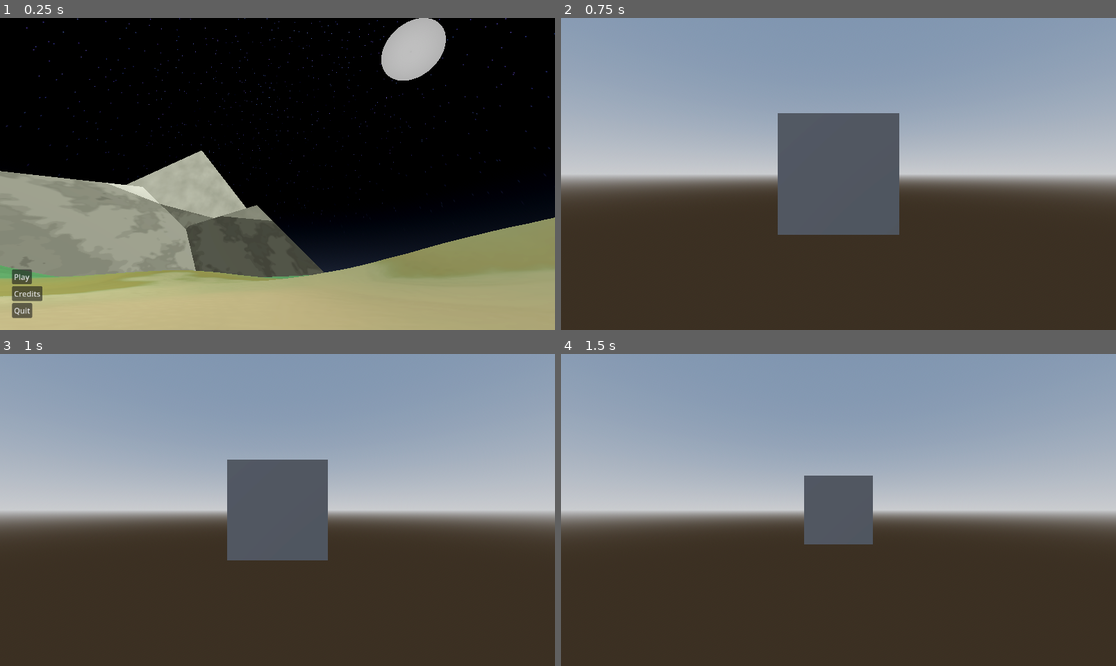
Above: before the commit, frames 1-4 (two rows, left to right).
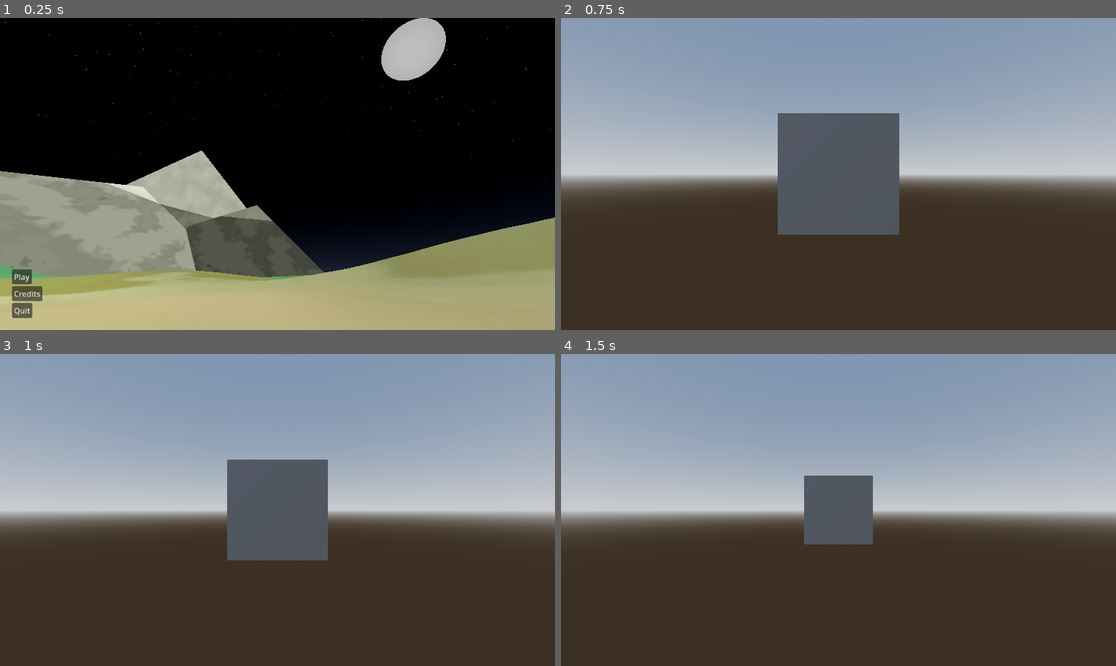
Above: after the commit, the same moments.

Repository: Ortley/black-hole-stars
Game: Godot game, scene res://scene/init.tscn
Two runs of this game, one before a commit and one after it. Both use one fixed random seed, a clock stepped at 60 frames per second and the inputs below.
Inputs (mouse positions are in pixels of both pictures, inside the frame that each line leads up to):
- Up to frame 1 (0.25 s): no input
- Up to frame 2 (0.75 s): click "Play" at 0.5 s
- Up to frame 3 (1 s): no input
- Up to frame 4 (1.5 s): tap Enter at 1.25 s; move the mouse to (960, 494) at 1.27 s; hold Right from 1.28 s (still down); tap Alt at 1.35 s; click (960, 494) at 1.42 s

The runs differ from the first frame. In frame 1, 0.4% of the frame differs, in the area x 0-100%, y 0-66%; in frame 2, nothing differs; in frame 3, nothing differs; in frame 4, nothing differs.

Commit message:
Tweak title screen night sky

Diff:
--- a/scene/init.tscn
+++ b/scene/init.tscn
@@ -73,18 +73,17 @@
 
 [sub_resource type="Gradient" id="Gradient_afm41"]
 interpolation_mode = 1
-offsets = PackedFloat32Array(0, 0.025477707)
+offsets = PackedFloat32Array(0, 0.0127551025)
 colors = PackedColorArray(1, 1, 1, 1, 0, 0, 0, 1)
 
 [sub_resource type="FastNoiseLite" id="FastNoiseLite_iglqp"]
 noise_type = 2
 seed = 151
-frequency = 0.0783
+frequency = 0.0275
 fractal_type = 0
 fractal_octaves = 1
 
 [sub_resource type="NoiseTexture2D" id="NoiseTexture2D_dskgn"]
-generate_mipmaps = false
 noise = SubResource("FastNoiseLite_iglqp")
 color_ramp = SubResource("Gradient_afm41")
 
